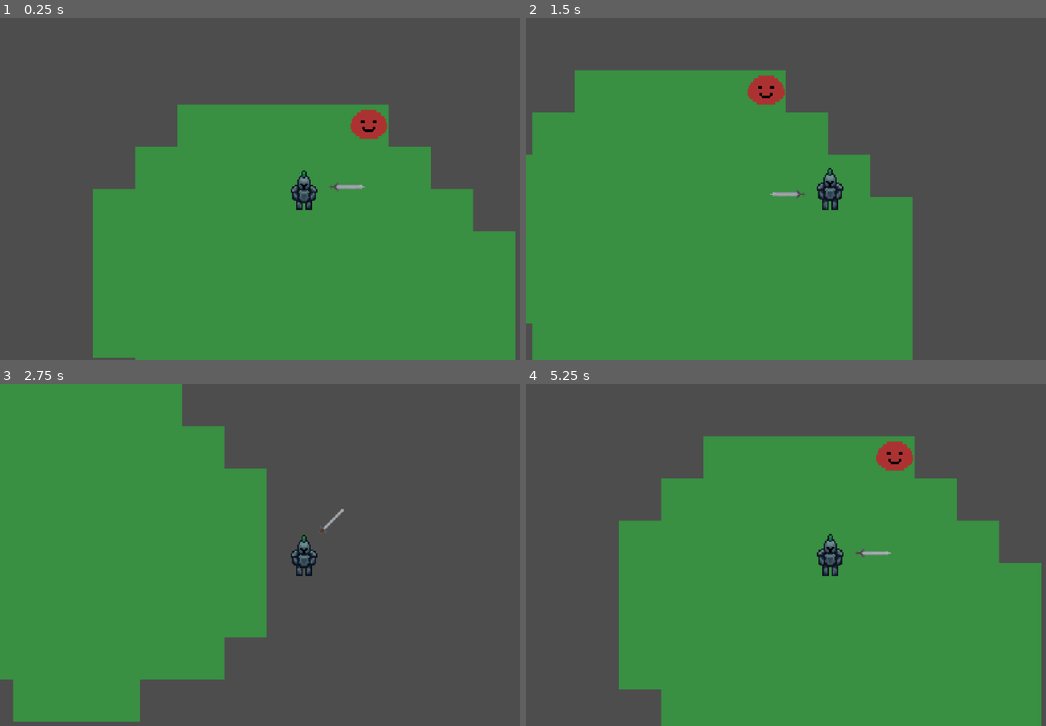
Above: before the commit, frames 1-4 (two rows, left to right).
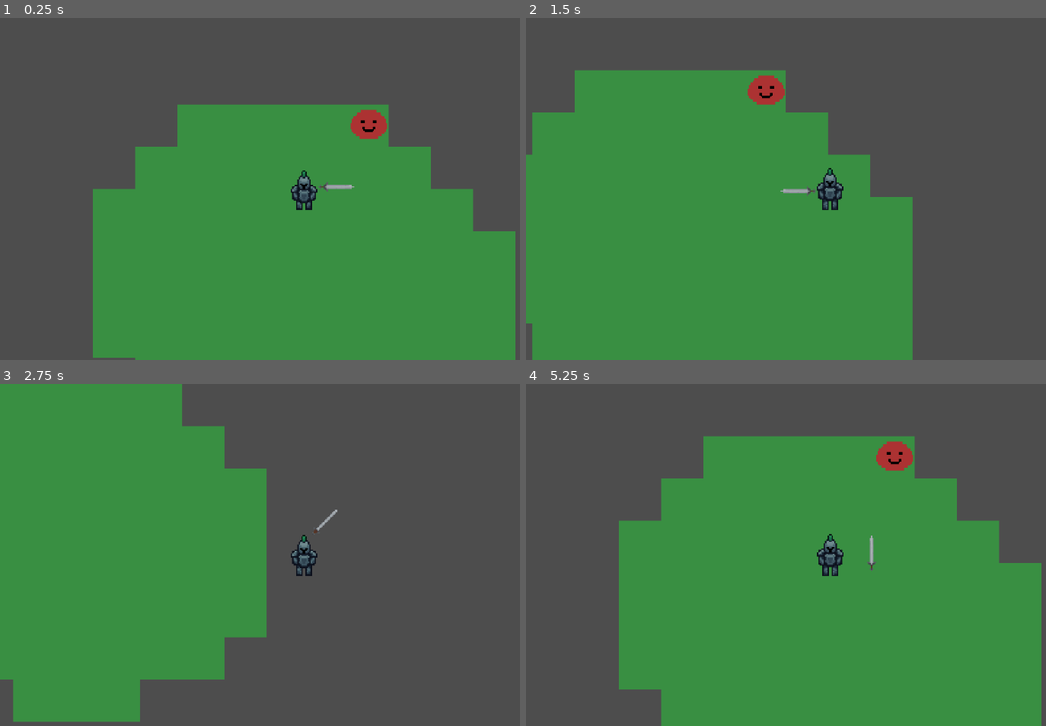
Above: after the commit, the same moments.

Repository: DyslexicWolf/HackNSlashing
Game: Godot game, scene res://Scenes/game.tscn
Same seed, same stepped clock (60 frames per second), same inputs: the game is played once before the commit and once after it.
Inputs (mouse positions are in pixels of both pictures, inside the frame that each line leads up to):
- Up to frame 1 (0.25 s): no input
- Up to frame 2 (1.5 s): move the mouse to (962, 171) at 0.52 s; press the mouse at (962, 171) at 0.53 s; hold D (move_right) 0.53-1.28 s; move the mouse to (708, 206) at 1.27 s; release the mouse at (708, 206) at 1.28 s; hold S (move_down) from 1.28 s (still down); click (708, 206) at 1.35 s
- Up to frame 3 (2.75 s): move the mouse to (364, 479) at 2.02 s; release S (move_down) at 2.03 s; press the mouse at (364, 479) at 2.03 s; hold D (move_right) from 2.03 s (still down)
- Up to frame 4 (5.25 s): move the mouse to (801, 623) at 2.77 s; release D (move_right) at 2.78 s; release the mouse at (801, 623) at 2.78 s; hold W (move_up) 2.78-3.53 s; click (801, 623) at 2.85 s; move the mouse to (1014, 606) at 3.52 s; press the mouse at (1014, 606) at 3.53 s; hold A (move_left) 3.53-5.03 s; move the mouse to (645, 503) at 4.27 s; release the mouse at (645, 503) at 4.28 s; click (645, 503) at 4.35 s; move the mouse to (858, 555) at 5.02 s; press the mouse at (858, 555) at 5.03 s; hold S (move_down) from 5.03 s (still down)

The runs differ from the first frame. In frame 1, less than 0.1% of the frame differs, in the area x 61-71%, y 47-51%; in frame 2, 0.1%; in frame 3, 0.1%; in frame 4, 0.2%, in the area x 63-71%, y 44-55%.

Commit message:
Added extra attack logic
Added extra attack logic, still needs a lot of work

Diff:
--- a/hacknslashing/Components/sword.tscn
+++ b/hacknslashing/Components/sword.tscn
@@ -145,7 +145,7 @@
 "duration": 1.0,
 "texture": SubResource("AtlasTexture_5uo8h")
 }],
-"loop": true,
+"loop": false,
 "name": &"attack_diagonal",
 "speed": 13.0
 }, {
@@ -168,7 +168,7 @@
 "duration": 1.0,
 "texture": SubResource("AtlasTexture_pxruu")
 }],
-"loop": true,
+"loop": false,
 "name": &"attack_horizontal",
 "speed": 13.0
 }, {
@@ -191,7 +191,7 @@
 "duration": 1.0,
 "texture": SubResource("AtlasTexture_s4ba6")
 }],
-"loop": true,
+"loop": false,
 "name": &"attack_vertical",
 "speed": 13.0
 }, {
@@ -254,9 +254,8 @@
 
 [node name="AnimatedSprite2D" type="AnimatedSprite2D" parent="."]
 sprite_frames = SubResource("SpriteFrames_d6wag")
-animation = &"attack_vertical"
+animation = &"attack_diagonal"
 autoplay = "idle_vertical"
-frame_progress = 0.839894
 
 [node name="HitBox" type="Area2D" parent="."]
 collision_mask = 0
--- a/hacknslashing/Scripts/player.gd
+++ b/hacknslashing/Scripts/player.gd
@@ -4,6 +4,7 @@
 var direction
 var isAttacking: bool = false
 @onready var player_animated_sprite: AnimatedSprite2D = $AnimatedSprite2D
+
 
 func _physics_process(delta: float):
 	#read input
--- a/hacknslashing/Scripts/sword.gd
+++ b/hacknslashing/Scripts/sword.gd
@@ -1,42 +1,97 @@
 extends Node2D
 
 @onready var sword_animated_sprite = $AnimatedSprite2D
-@onready var attackCooldownTimer: Timer = null
-var sword_distance: float = 32
-var attackCooldown: float = 1.5
-var canAttack: bool = true : set = set_canAttack, get = get_canAttack
+@onready var attack_cooldown_timer: Timer = null
 
+# Width of the oval
+var sword_distance_x: int = 24
+# Height of the oval
+var sword_distance_y: int = 30
+var attack_cooldown: float = 1.5
+var is_attacking: bool = false : set = set_is_attacking, get = get_is_attacking
+var can_attack: bool = true : set = set_can_attack, get = get_can_attack
 
-func set_canAttack(value : bool):
-	canAttack = value
+func set_is_attacking(value : bool):
+	is_attacking = value
 
-func get_canAttack() -> bool:
-	return canAttack
+func get_is_attacking() -> bool:
+	return is_attacking
+
+func set_can_attack(value : bool):
+	can_attack = value
+
+func get_can_attack() -> bool:
+	return can_attack
 
 func _ready() -> void:
-	attackCooldownTimer = Timer.new()
-	add_child(attackCooldownTimer)
-	attackCooldownTimer.one_shot = true
-	attackCooldownTimer.wait_time = attackCooldown
-	attackCooldownTimer.timeout.connect(set_canAttack.bind(true))
+	attack_cooldown_timer = Timer.new()
+	add_child(attack_cooldown_timer)
+	attack_cooldown_timer.one_shot = true
+	attack_cooldown_timer.wait_time = attack_cooldown
+	attack_cooldown_timer.timeout.connect(set_can_attack.bind(true))
+	sword_animated_sprite.animation_finished.connect(on_animation_finished)
 
 func _process(delta):
 	#look into the other "action pressed" methods if this doesnt feel right
-	if Input.is_action_pressed("attack", false) && canAttack:
-		canAttack = false
-		attackCooldownTimer.start()
-		print("wow")
+	var result = get_animation_specifics()
+	if Input.is_action_pressed("attack", false) && can_attack:
+		is_attacking = true
+		can_attack = false
+		attack_cooldown_timer.start()
+		#change the horizontal attack sprites because it is in the wrong direction rightnow
+		attack(result)
+	elif !is_attacking:
+		idle(result)
 
-	var mouse_position = get_global_mouse_position()
-	# Calculate the direction vector from the player to the mouse
-	var direction = (mouse_position - global_position).normalized()
-	var angle = direction.angle()
+func on_animation_finished() -> void:
+	if sword_animated_sprite.animation == "attack_vertical" || sword_animated_sprite.animation == "attack_horizontal" || sword_animated_sprite.animation == "attack_diagonal":
+		is_attacking = false
 
-	# Calculate the new position of the sword based on the angle
-	var sword_position = Vector2(cos(angle), sin(angle)) * sword_distance
-	sword_animated_sprite.position = sword_position
+func attack(angle) -> void:
+	print("attacked")
+	if angle > -PI/8 and angle <= PI/8:
+		# Right
+		sword_animated_sprite.play("attack_horizontal")
+		sword_animated_sprite.flip_h = false
+		sword_animated_sprite.flip_v = false
+	elif angle > PI/8 and angle <= 3*PI/8:
+		# Down-Right
+		sword_animated_sprite.play("attack_diagonal")
+		sword_animated_sprite.flip_h = false
+		sword_animated_sprite.flip_v = true
+	elif angle > 3*PI/8 and angle <= 5*PI/8:
+		# Down
+		sword_animated_sprite.play("attack_vertical")
+		sword_animated_sprite.flip_h = false
+		sword_animated_sprite.flip_v = true
+	elif angle > 5*PI/8 and angle <= 7*PI/8:
+		# Down-Left
+		sword_animated_sprite.play("attack_diagonal")
+		sword_animated_sprite.flip_h = true
+		sword_animated_sprite.flip_v = true
+	elif angle > 7*PI/8 or angle <= -7*PI/8:
+		# Left
+		sword_animated_sprite.play("attack_horizontal")
+		sword_animated_sprite.flip_h = true
+		sword_animated_sprite.flip_v = false
+	elif angle > -7*PI/8 and angle <= -5*PI/8:
+		# Up-Left
+		sword_animated_sprite.play("attack_diagonal")
+		sword_animated_sprite.flip_h = true
+		sword_animated_sprite.flip_v = false
+	elif angle > -5*PI/8 and angle <= -3*PI/8:
+		# Up
+		sword_animated_sprite.play("attack_vertical")
+		sword_animated_sprite.flip_h = false
+		sword_animated_sprite.flip_v = false
+	elif angle > -3*PI/8 and angle <= -PI/8:
+		# Up-Right
+		sword_animated_sprite.play("attack_diagonal")
+		sword_animated_sprite.flip_h = false
+		sword_animated_sprite.flip_v = false
 
-	# Set the swordsprite based on the angle
+func idle(angle) -> void:
+	# Set the swordanimatedsprite based on the angle
 	if angle > -PI/8 and angle <= PI/8:
 		# Right
 		sword_animated_sprite.play("idle_horizontal")
@@ -77,3 +132,14 @@
 		sword_animated_sprite.play("idle_diagonal")
 		sword_animated_sprite.flip_h = false
 		sword_animated_sprite.flip_v = false
+
+func get_animation_specifics():
+	var mouse_position = get_global_mouse_position()
+	# Calculate the direction vector from the player to the mouse
+	var direction = (mouse_position - global_position).normalized()
+	var angle = direction.angle()
+
+	# Calculate the new position of the sword based on the angle
+	var sword_position = Vector2(cos(angle) * sword_distance_x, sin(angle) * sword_distance_y)
+	sword_animated_sprite.position = sword_position
+	return angle
